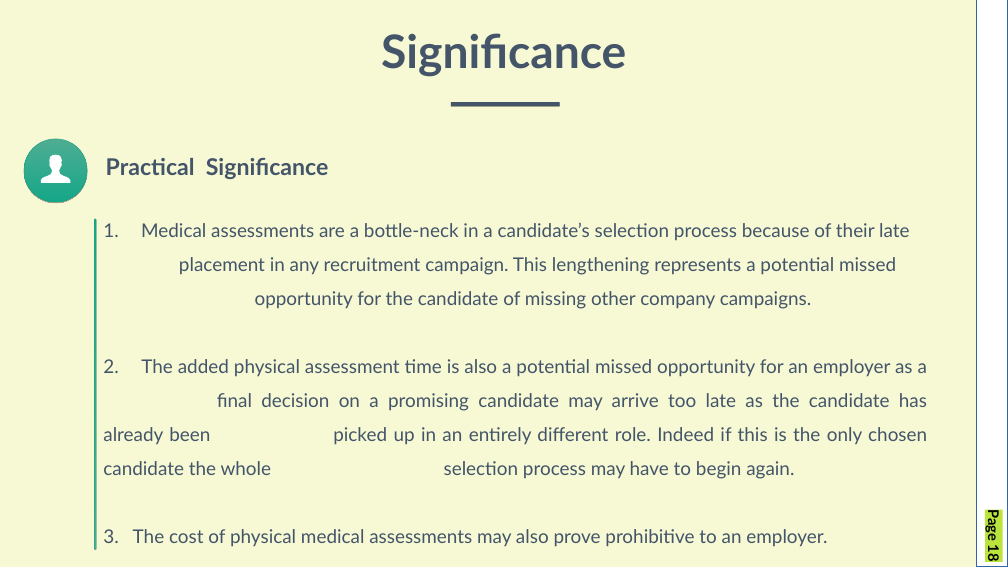
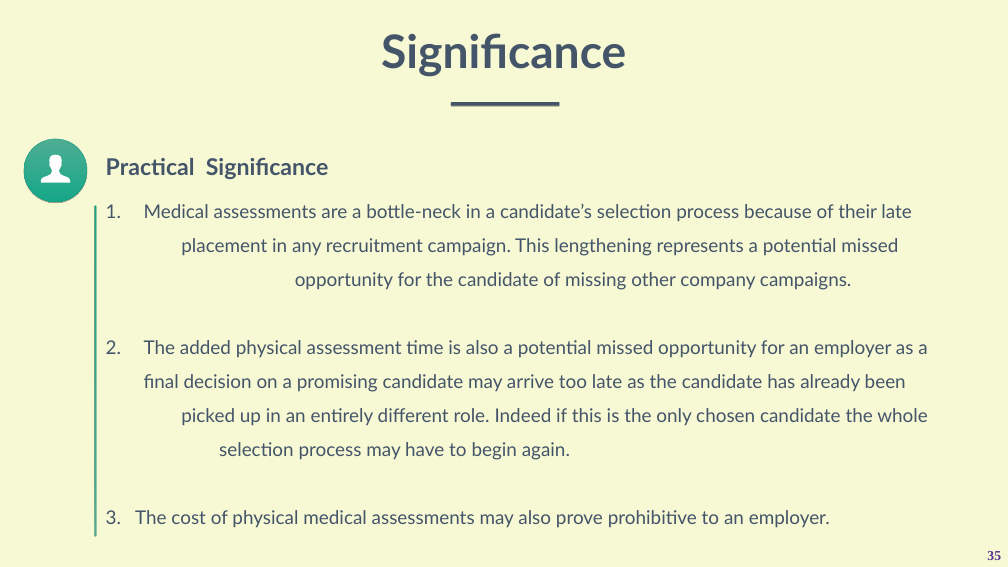
Before and after one commit to mcaple/TRM, a slide deck: slide 35 of CA1.pptx (slide 18 before the commit). Drawn at 1008x567 pixels with LibreOffice and Linux fonts; fonts in the diff are those of the drawing. Boxes give left, top, right and bottom in pixels: in the first picture for what was removed or moved away, otherwise in the second. Text is boxed around its words. In the diff, an @@ line names an element or a change of style, - is before the commit and + after.

```diff
--- a/CA1.pptx
+++ b/CA1.pptx
@@ rectangle removed at (977, 0, 1008, 567) @@
@@ round same rect: place and size @@
-round same rect at (95, 219, 96, 549)
+round same rect at (95, 206, 96, 536)
@@ text "1. Medical assessments are a ...": place and size @@
-text "1. Medical assessments are a ..." at (103, 223, 927, 547)
+text "1. Medical assessments are a ..." at (106, 203, 928, 528)
@@ page number removed at (985, 513, 1003, 562) @@
-Page 18
@@ page number added at (987, 551, 1001, 560), 26 pt, text #55308D, bold @@
+35
```
Also in this commit, not shown: 15 other slides changed, 27 slides added, 5 slides removed, 10 other files.
